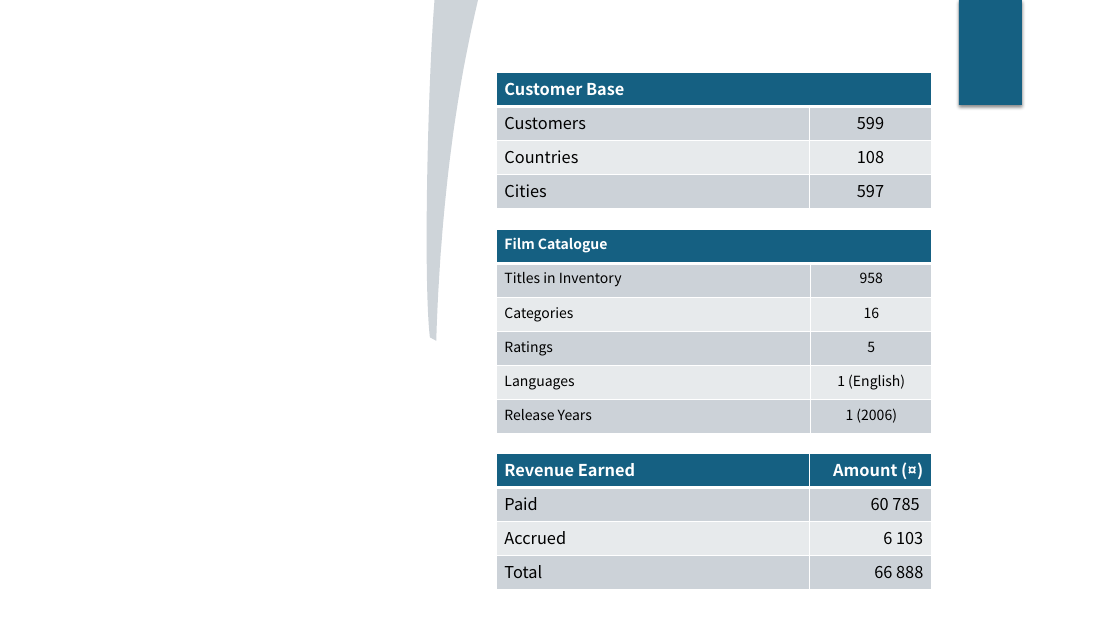
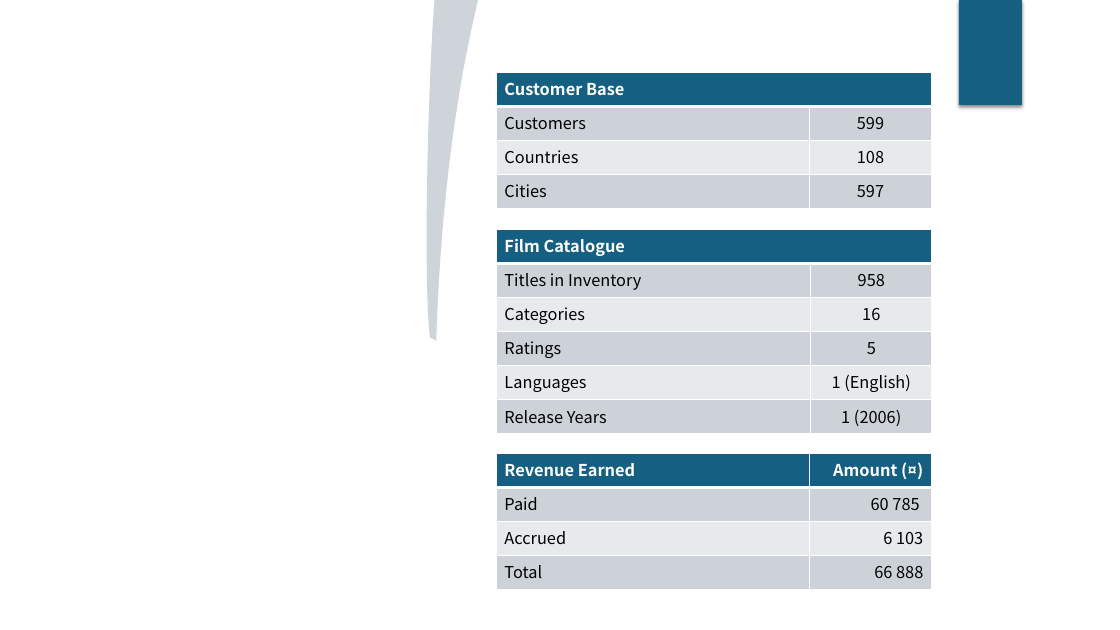
Before and after one commit to davidgriesel/03_streaming_service_database_queries, a slide deck: slide 2 of deliverables/presentation.pptx. Drawn at 1120x630 pixels with LibreOffice and Linux fonts; fonts in the diff are those of the drawing; grey boxes stand for pictures; background and template pictures are left out. Boxes give left, top, right and bottom in pixels: in the first picture for what was removed or moved away, otherwise in the second. Text is boxed around its words. In the diff, an @@ line names an element or a change of style, - is before the commit and + after.

```diff
--- a/deliverables/presentation.pptx
+++ b/deliverables/presentation.pptx
@@ table at bbox=[497, 229, 933, 434] @@
@@ size 12 to 14 pt @@
```
Also in this commit, not shown: 4 other slides changed, 17 other files.
